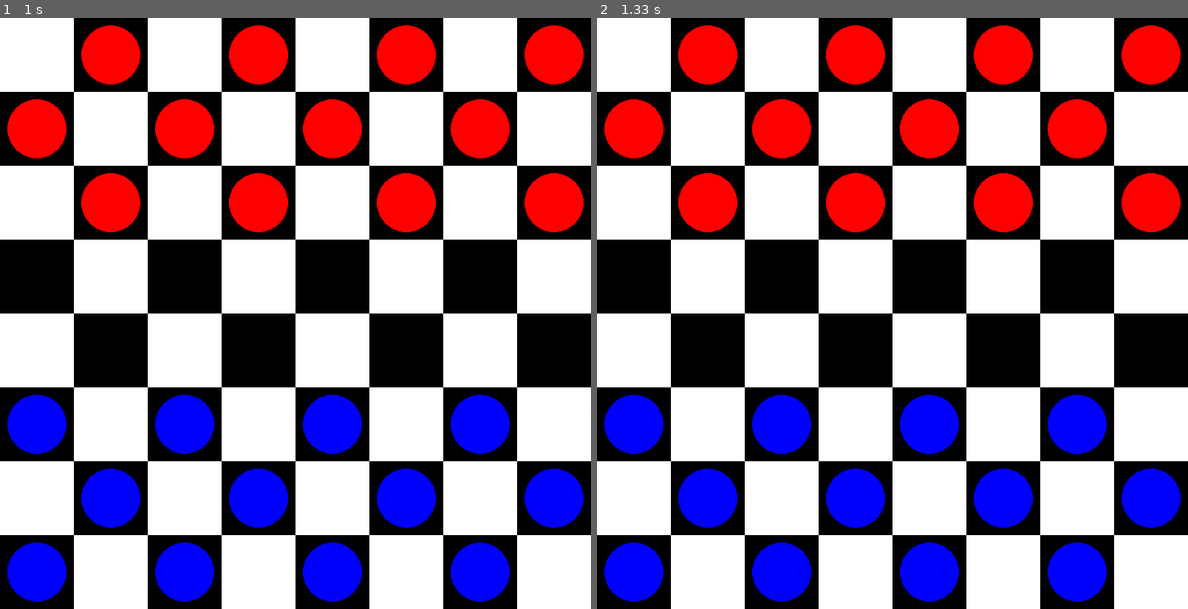
Above: before the commit, frames 1-2 (left to right).
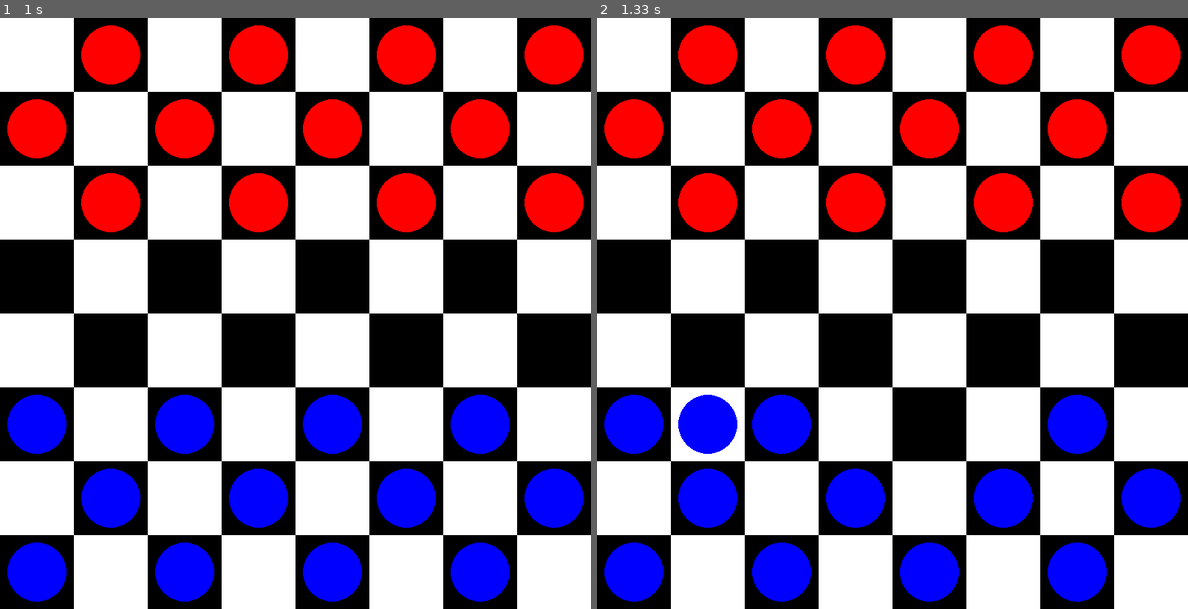
Above: after the commit, the same moments.

Repository: V1K0O/FruitFly_Checkers
Game: pygame game, started from main.py
Same seed, same stepped clock (60 frames per second), same inputs: the game is played once before the commit and once after it.
Inputs (mouse positions are in pixels of both pictures, inside the frame that each line leads up to):
- Up to frame 1 (1 s): click (295, 313) at 0.38 s; click (354, 443) at 0.72 s
- Up to frame 2 (1.33 s): click (709, 455) at 1.05 s

Frame 1 is identical in both runs. In frame 2, 1.6% of the frame differs, in the area x 13-62%, y 63-74%.

Commit message:
piece selection and movement done

Diff:
--- a/main.py
+++ b/main.py
@@ -64,6 +64,7 @@
 pygame.display.set_caption("CHECKERAI")
 
 running = True
+selected_piece = None
 
 while running:
 
@@ -75,22 +76,24 @@
             running = False
         #MOUSE CLICK CHECK
         if event.type == pygame.MOUSEBUTTONDOWN:
-
             x_click, y_click = event.pos
 
             col = x_click // SQUARE_SIZE
             row = y_click // SQUARE_SIZE
 
             print("row =", row, "col =", col)
-            if board[row][col] ==1:
-                print("red is clicked")
-            elif board[row][col] == -1:
-                print("blue peice is clicked")
+            if selected_piece is None:
+                if board[row][col]==1 or board[row][col]==-1:
+                    selected_piece=(row,col)
             else:
-                print("Empty sqaure")
-
-
-
+                old_row, old_col = selected_piece
+                if board[row][col] == 0:
+                    board[row][col] = board[old_row][old_col]
+                    board[old_row][old_col] = 0
+                    print("Moved from",selected_piece,"to",(row, col))
+                else:
+                    print("Cannot move there!")
+                selected_piece = None
 
     for row in range(8):
         for col in range(8):
